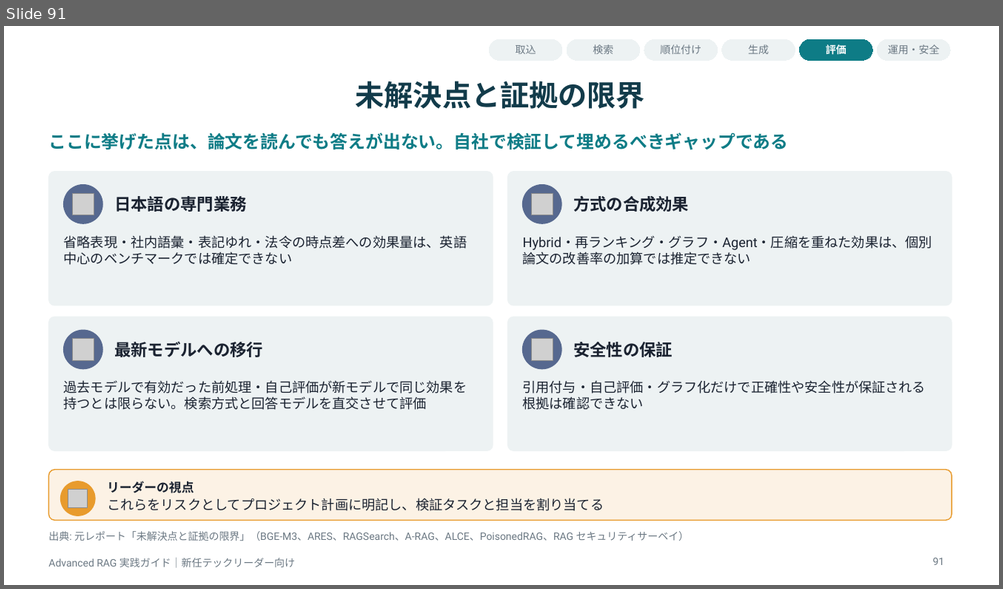
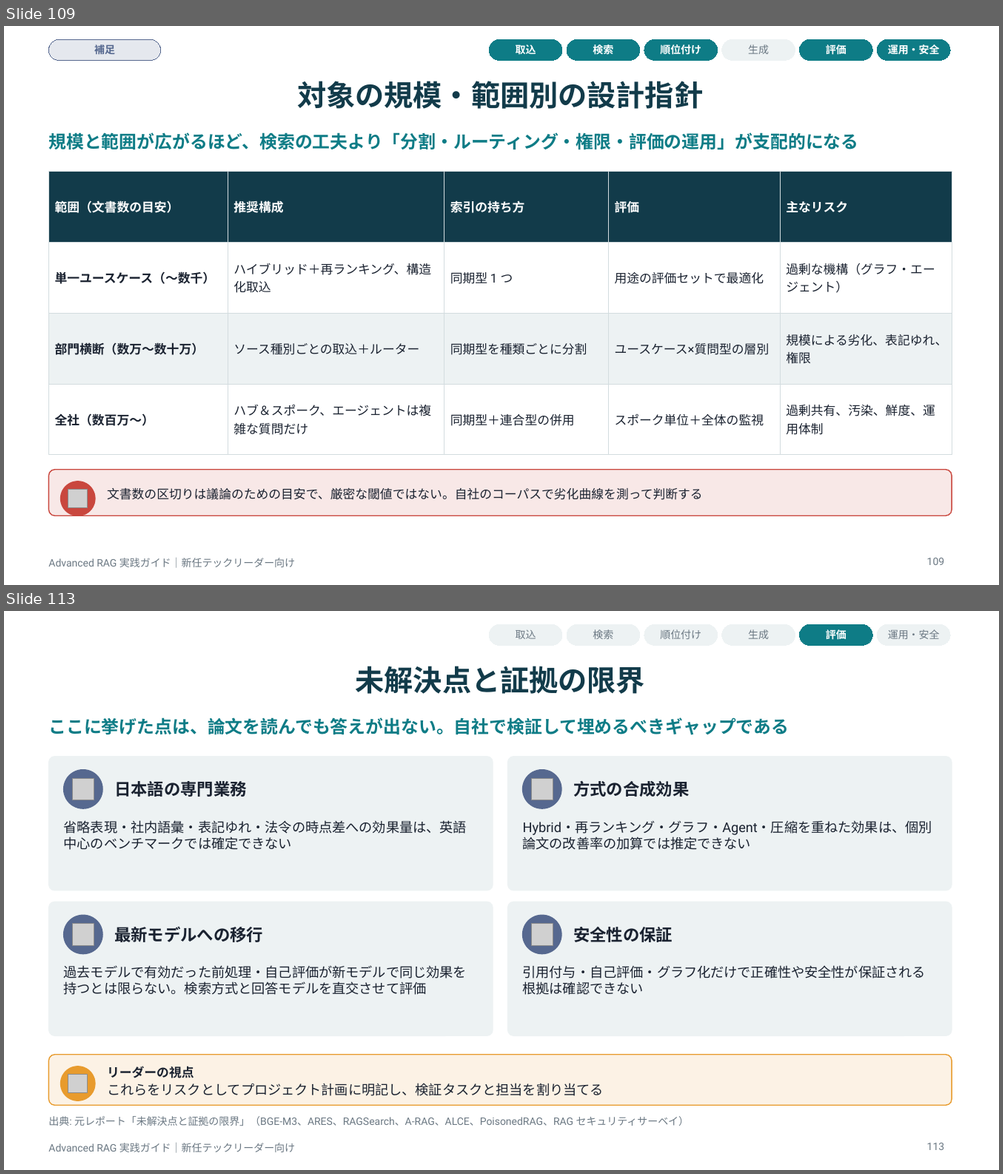
Before and after one commit to Takenori-Kusaka/advanced-rag-fmea-casestudy, a slide deck: slides/AdvancedRAG_実践ガイド.pptx. Shown one above the other, each under a label of ours: slide 91 before the commit, slides 109 and 113 after it; the slides between them are not shown. The pictures are 1003x589 and 1003x1174 pixels, drawn with LibreOffice and Linux fonts; fonts in the diff are those of the drawing; grey boxes stand for pictures. Boxes give left, top, right and bottom in pixels: in the first picture for what was removed or moved away, otherwise in the second. Text is boxed around its words. In the diff, an @@ line names an element or a change of style, - is before the commit and + after.

```diff
--- a/slides/AdvancedRAG_実践ガイド.pptx
+++ b/slides/AdvancedRAG_実践ガイド.pptx
@@ slide 109 added at [4, 26, 999, 585], background #FFFFFF; not listed: 1 template element that a slide beside it also shows @@
@@ rounded rectangle added at [48, 39, 161, 60], fill #56688F at 15% opacity, outline #56688F 0.75 pt, 10 pt, text #56688F, bold @@
+補足
@@ rounded rectangle added at [489, 39, 562, 60], fill #0E7C86, outline #0E7C86 0.75 pt, 10 pt, text #FFFFFF, bold @@
+取込
@@ rounded rectangle added at [566, 39, 640, 60], fill #0E7C86, outline #0E7C86 0.75 pt, 10 pt, text #FFFFFF, bold @@
+検索
@@ rounded rectangle added at [644, 39, 717, 60], fill #0E7C86, outline #0E7C86 0.75 pt, 10 pt, text #FFFFFF, bold @@
+順位付け
@@ rounded rectangle added at [722, 39, 795, 60], fill #EDF2F3, outline #EDF2F3 0.75 pt, 10 pt, text #6B7883 @@
+生成
@@ rounded rectangle added at [800, 39, 873, 60], fill #0E7C86, outline #0E7C86 0.75 pt, 10 pt, text #FFFFFF, bold @@
+評価
@@ rounded rectangle added at [877, 39, 950, 60], fill #0E7C86, outline #0E7C86 0.75 pt, 10 pt, text #FFFFFF, bold @@
+運用・安全
@@ title added at [297, 81, 703, 109], 28 pt, text #123B4A, bold @@
+対象の規模・範囲別の設計指針
@@ text added at [48, 133, 858, 150], 17 pt, text #0E7C86, bold @@
+規模と範囲が広がるほど、検索の工夫より「分割・ルーティング・権限・評価の運用」が支配的になる
@@ table added at [48, 172, 951, 438], 4 rows, 5 columns @@
+範囲（文書数の目安） | 推奨構成 | 索引の持ち方 | 評価 | 主なリスク
+単一ユースケース（〜数千） | ハイブリッド＋再ランキング、構造化取込 | 同期型 1 つ | 用途の評価セットで最適化 | 過剰な機構（グラフ・エージェント）
+部門横断（数万〜数十万） | ソース種別ごとの取込＋ルーター | 同期型を種類ごとに分割 | ユースケース×質問型の層別 | 規模による劣化、表記ゆれ、権限
+全社（数百万〜） | ハブ＆スポーク、エージェントは複雑な質問だけ | 同期型＋連合型の併用 | スポーク単位＋全体の監視 | 過剰共有、汚染、鮮度、運用体制
@@ rounded rectangle added at [48, 470, 951, 516], fill #C9473E at 12% opacity, outline #C9473E 1 pt @@
@@ ellipse added at [61, 482, 95, 516], fill #C9473E, outline #C9473E 1 pt @@
@@ picture added at [68, 489, 88, 508] @@
@@ text added at [107, 488, 703, 500], 12 pt, text #1A2230 @@
+文書数の区切りは議論のための目安で、厳密な閾値ではない。自社のコーパスで劣化曲線を測って判断する
@@ page number added at [927, 558, 945, 565], 10 pt, text #6B7883 @@
+109
@@ what was slide 91 is now slide 113 @@
@@ page number at [927, 1143, 945, 1150]: text changed @@
-91
+113
```
Also in this commit, not shown: 21 other slides added, 33 other files.
